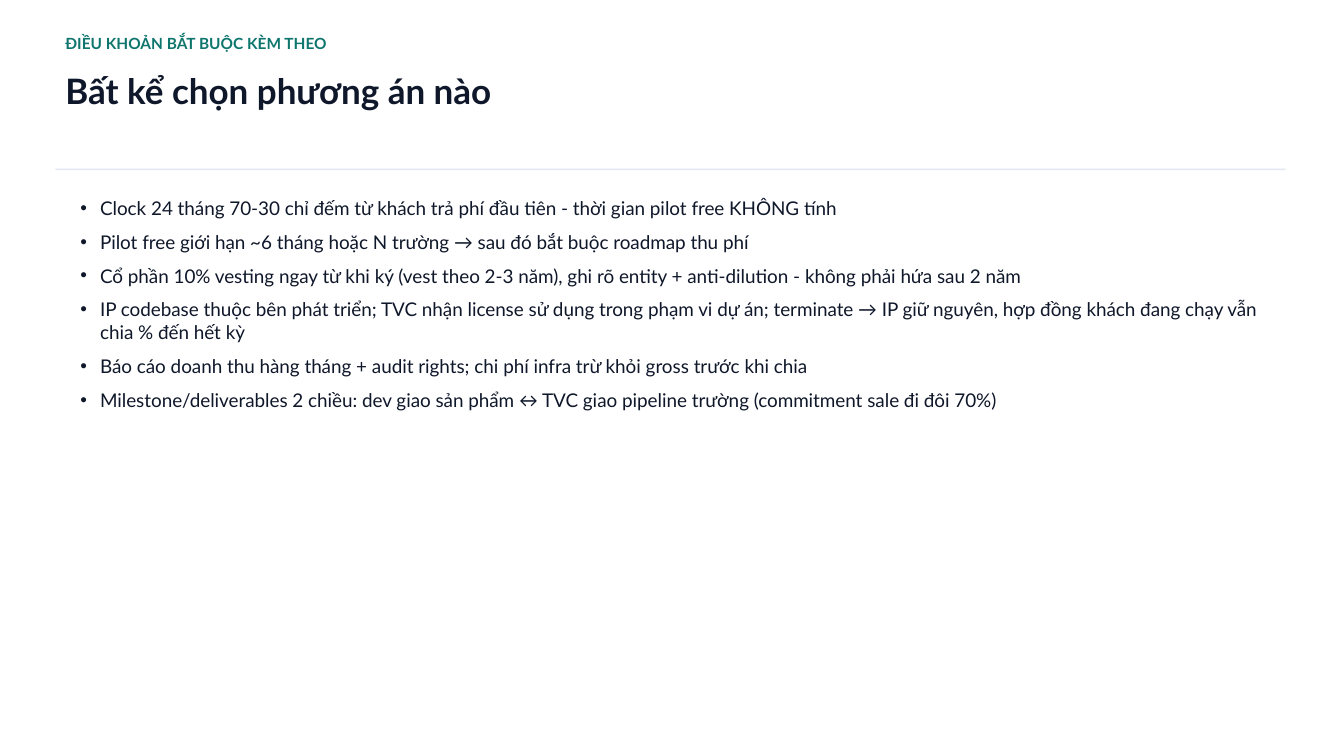
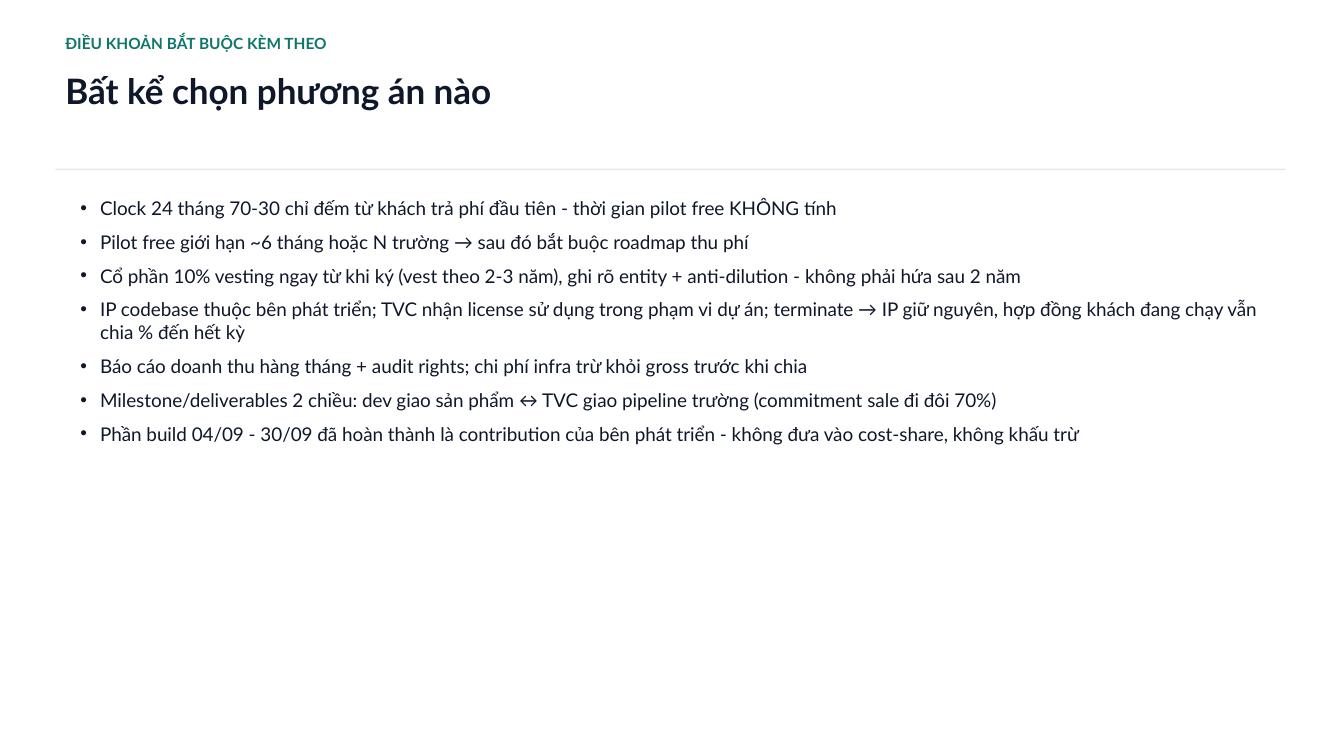
Before and after one commit to saintzzz/so-chu-nhiem-so, a slide deck: slide 8 of docs/handover/PROPOSAL-chi-phi-dev-4thang.pptx. Drawn at 1344x756 pixels with LibreOffice and Linux fonts; fonts in the diff are those of the drawing. Boxes give left, top, right and bottom in pixels: in the first picture for what was removed or moved away, otherwise in the second. Text is boxed around its words. In the diff, an @@ line names an element or a change of style, - is before the commit and + after.

```diff
--- a/docs/handover/PROPOSAL-chi-phi-dev-4thang.pptx
+++ b/docs/handover/PROPOSAL-chi-phi-dev-4thang.pptx
@@ text at [100, 425, 1079, 445]: paragraph added @@
+• Phần build 04/09 - 30/09 đã hoàn thành là contribution của bên phát triển - không đưa vào cost-share, không khấu trừ
```
Also in this commit, not shown: 7 other slides changed, 1 other file.
